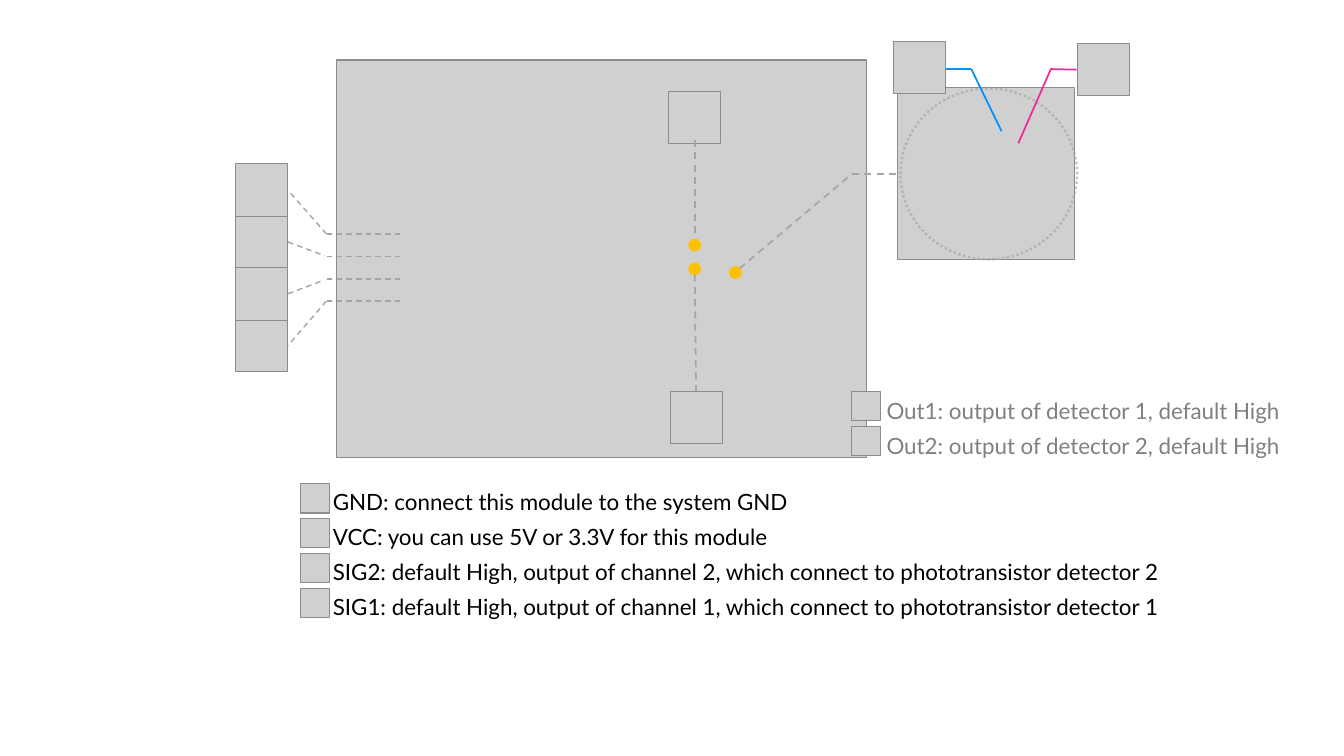
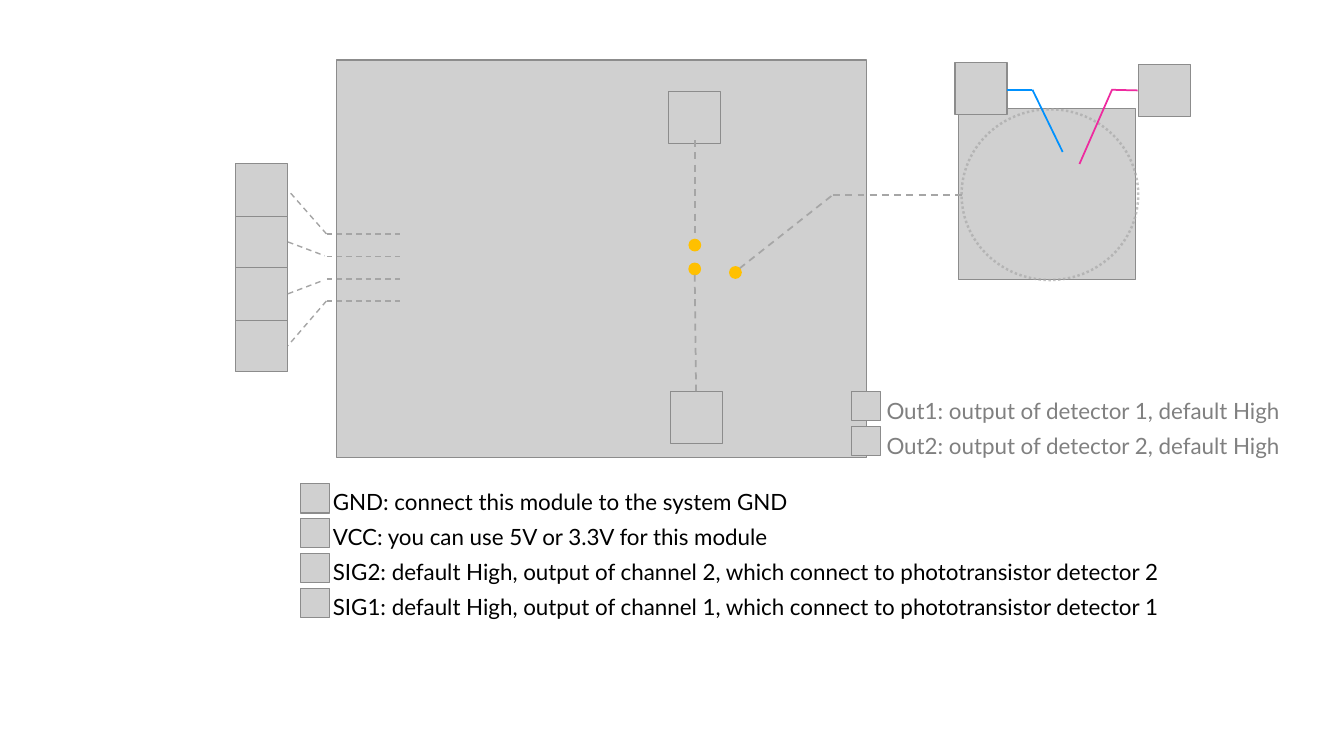
Before and after one commit to SeeedDocument/Grove-Optical_Rotary_Encoder-TCUT1600X01, a slide deck: slide 1 of img/pin_map.pptx. Drawn at 1344x756 pixels with LibreOffice and Linux fonts; fonts in the diff are those of the drawing; grey boxes stand for pictures. Boxes give left, top, right and bottom in pixels: in the first picture for what was removed or moved away, otherwise in the second. Text is boxed around its words. In the diff, an @@ line names an element or a change of style, - is before the commit and + after.

```diff
--- a/img/pin_map.pptx
+++ b/img/pin_map.pptx
@@ 4 lines, 3 pictures, 1 ellipse: place and size @@
-4 lines, 3 pictures, 1 ellipse at (894, 42, 1130, 259)
+4 lines, 3 pictures, 1 ellipse at (955, 63, 1191, 280)
@@ line moved from (740, 268) - (853, 173) to (740, 268) - (833, 195) @@
@@ line moved from (853, 174) - (900, 174) to (833, 195) - (962, 195) @@
```
Also in this commit, not shown: 1 other slide changed, 5 other files.
